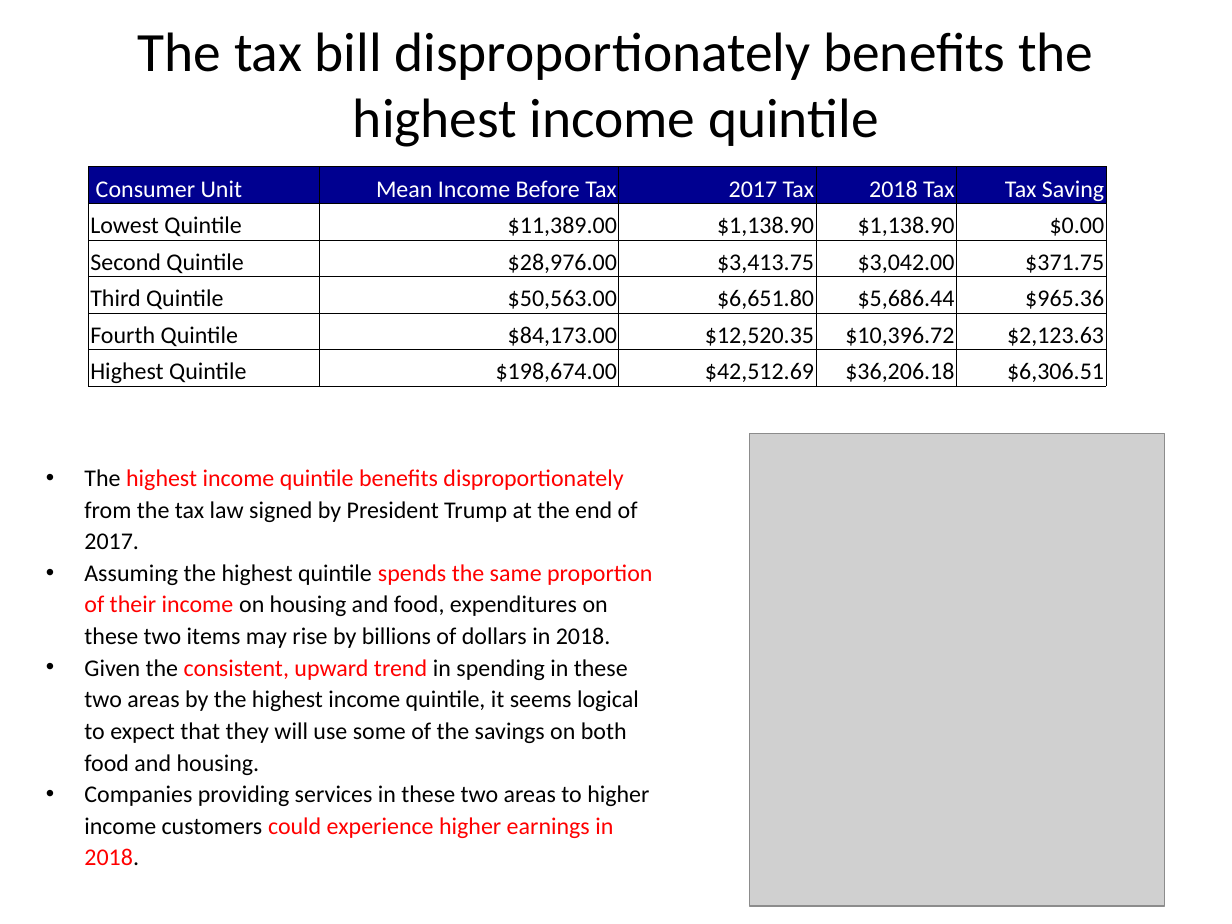
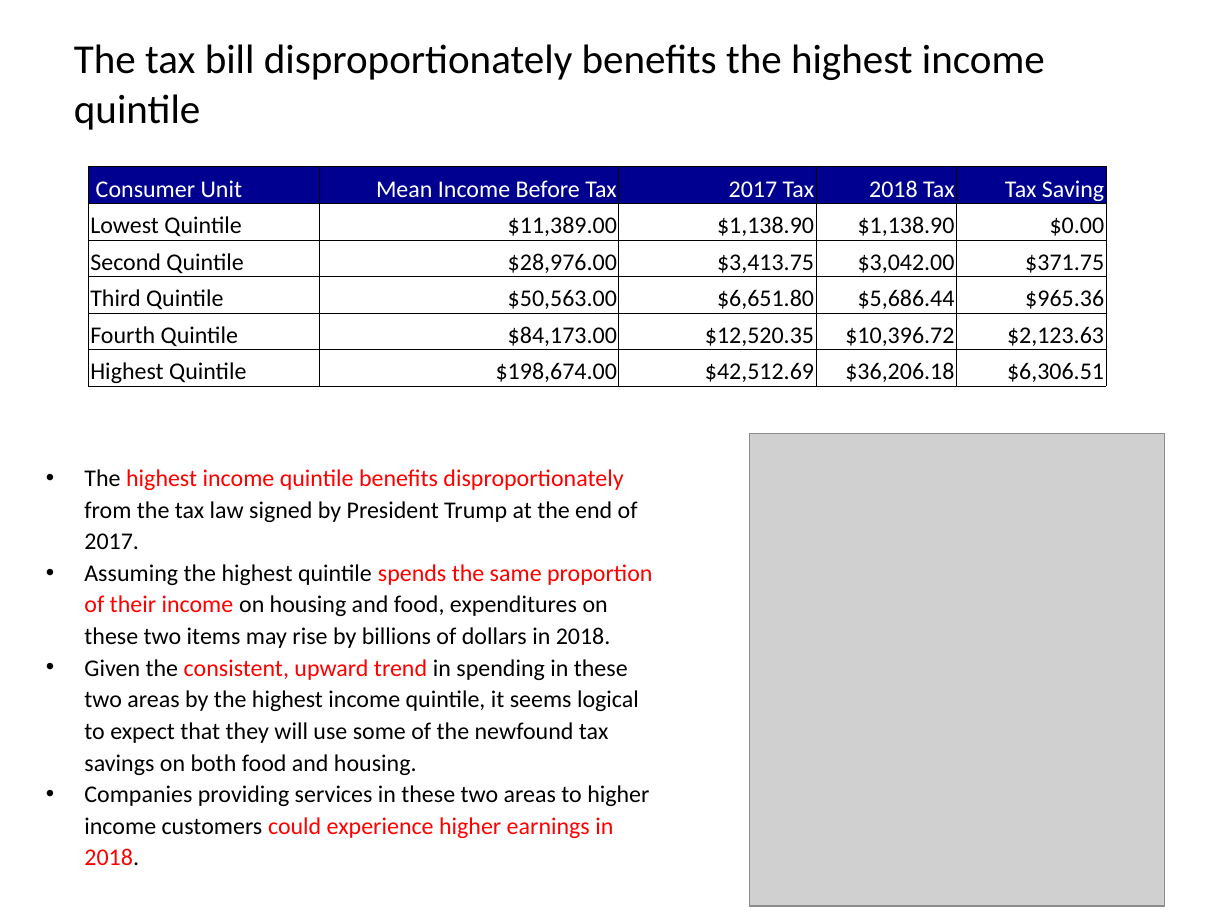
Before and after one commit to roddlc/telling_stories_with_data, a slide deck: slide 5 of Assignment Submissions/Assignment 2/presentation/Assignment_#2.pptx. Drawn at 1232x924 pixels with LibreOffice and Linux fonts; fonts in the diff are those of the drawing; grey boxes stand for pictures. Boxes give left, top, right and bottom in pixels: in the first picture for what was removed or moved away, otherwise in the second. Text is boxed around its words. In the diff, an @@ line names an element or a change of style, - is before the commit and + after.

```diff
--- a/Assignment Submissions/Assignment 2/presentation/Assignment_#2.pptx
+++ b/Assignment Submissions/Assignment 2/presentation/Assignment_#2.pptx
@@ title "The tax bill disproportionately benefits ..." at bbox=[74, 44, 1045, 130]: size 32.4 to 24 pt; alignment centre to left @@
@@ text at bbox=[84, 659, 639, 775]: text changed @@
-• Given the consistent, upward trend in spending in these two areas by the highest income quintile, it seems logical to expect that they will use some of the savings on both food and housing.
+• Given the consistent, upward trend in spending in these two areas by the highest income quintile, it seems logical to expect that they will use some of the newfound tax savings on both food and housing.
```
Also in this commit, not shown: 4 other slides changed, 2 other files.
